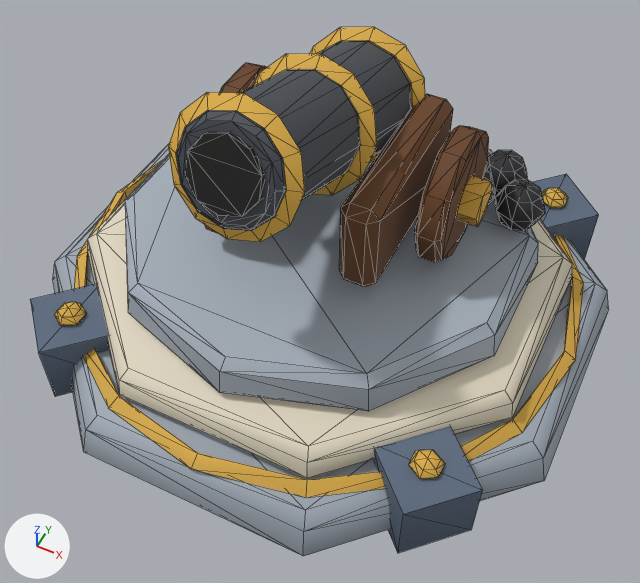
An edit to the glTF model assets/3d/tours/alliance-3.glb, drawn before and after from the same camera.
The view is the same before and after, from a 50 mm lens placed at (0.395, -0.813, 1.031), pointed at (0.043, -0.108, 0.15). The axes (+X, +Y, +Z) are drawn at lower left. The lights are the same throughout. The picture after the commit comes second. Mesh edges are drawn as thin lines. Where no turn or scale is listed for an object, it has been applied to the vertices. Vertices at exactly the same position are counted once.

Before the edit, the objects in view are built like this:
```python
me_bouche = bpy.data.meshes.new('Bouche')
me_bouche.from_pydata(...)  # 202 vertices, 392 faces; spans x -0.094..0.094, y -0.025..0.372, z -0.21..0.072
me_bouche.materials.append(mat_peint)
me_boulet0 = bpy.data.meshes.new('Boulet0')
me_boulet0.from_pydata(...)  # 229 vertices, 424 faces; spans x -0.37..0.075, y -0.28..0.035, z -0.035..0.141
me_boulet0.materials.append(mat_peint)
me_clou0 = bpy.data.meshes.new('Clou0')
me_clou0.from_pydata(...)  # 264 vertices, 484 faces; spans x -0.655..0.132, y -0.655..0.132, z -0.105..0.075
me_clou0.materials.append(mat_peint)
ob_alliance_3_peint = bpy.data.objects.new('alliance_3_peint', me_clou0)
ob_alliance_3_peint.location = (0.262, 0.262, 0.105)
ob_fut_peint = bpy.data.objects.new('Fut_peint', me_bouche)
ob_fut_peint.location = (0.0, -0.233, 0.435)
ob_tourelle_peint = bpy.data.objects.new('Tourelle_peint', me_boulet0)
ob_tourelle_peint.location = (0.2, 0.15, 0.215)
```
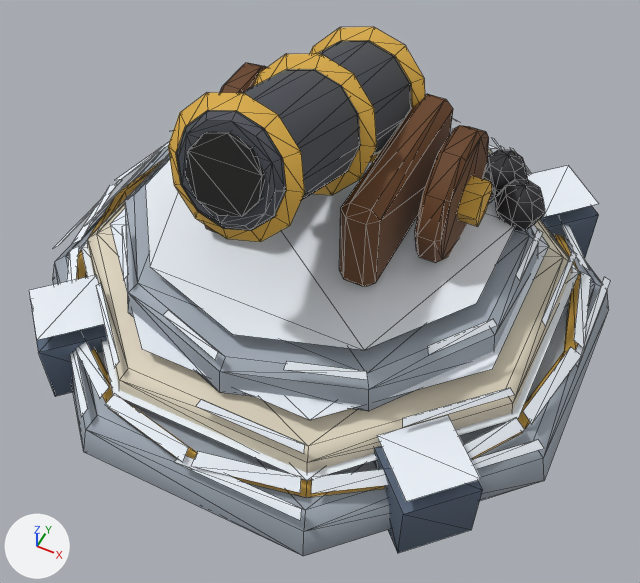
The edits, one by one:
me_clou0 is used by ob_alliance_3_peint; location (0.262, 0.262, 0.105).
me_clou0 had 264 vertices, 484 faces and spanned x -0.655..0.132, y -0.655..0.132, z -0.105..0.075.
me_clou0 now has 474 vertices, 596 faces and spans x -0.655..0.132, y -0.655..0.132, z -0.105..0.096.
Part 1, on me_clou0:
205 vertices are added at x -0.645..0.121, y -0.645..0.121, z -0.025..0.096.
5 new vertices lie (0.066, -0.066, 0.0) away from vertices in x -0.589..0.0, y -0.523..0.066, z 0.016.
112 new faces join them.

Pixel boxes [x1, y1, x2, y2] of what changed, in the pictures (640 x 583 px):
'alliance_3_peint', reshaped
    before: [30, 132, 608, 556]
    after: [29, 121, 610, 556]
part 1 of me_clou0, added
    after: [29, 121, 610, 521]
